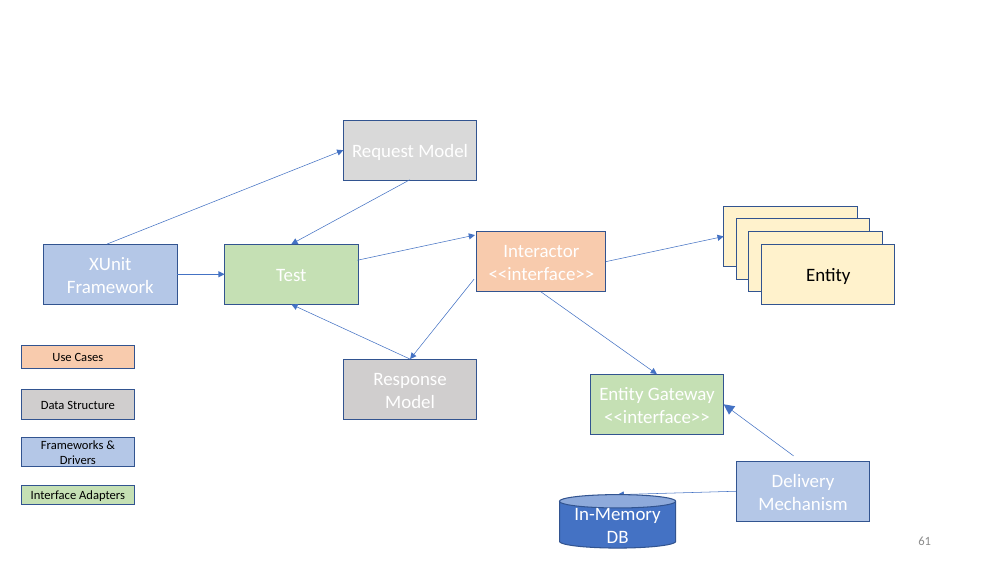
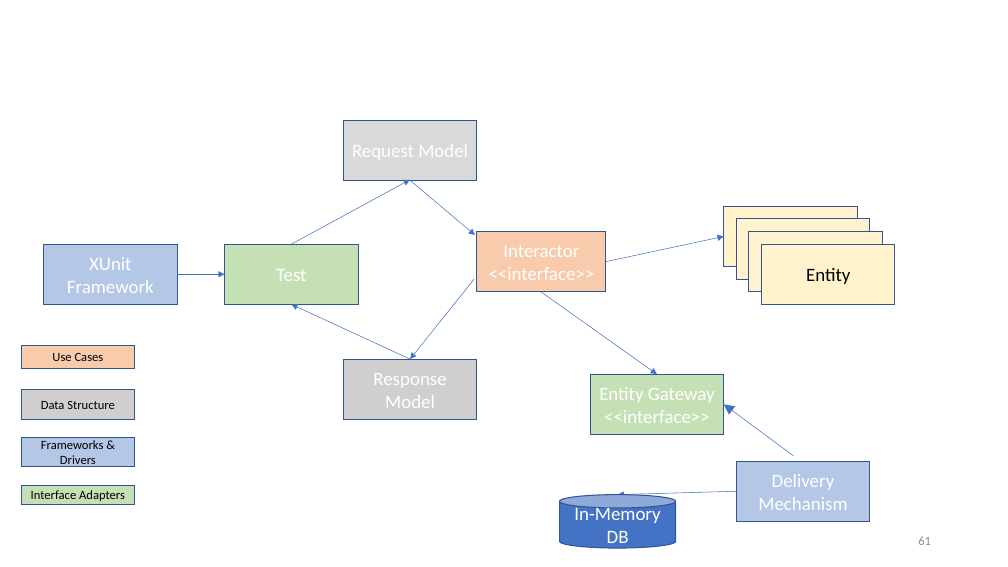
Before and after one commit to iancooper/Presentations, a slide deck: slide 61 of Kent Beck Style TDD - Seven Years After.pptx. Drawn at 1008x567 pixels with LibreOffice and Linux fonts; fonts in the diff are those of the drawing. Boxes give left, top, right and bottom in pixels: in the first picture for what was removed or moved away, otherwise in the second. Text is boxed around its words. In the diff, an @@ line names an element or a change of style, - is before the commit and + after.

```diff
--- a/Kent Beck Style TDD - Seven Years After.pptx
+++ b/Kent Beck Style TDD - Seven Years After.pptx
@@ arrow removed from (107, 244) to (343, 150) @@
@@ arrow (410, 180) - (291, 244): arrowheads changed @@
@@ arrow moved from (358, 260) - (475, 235) to (410, 181) - (475, 235) @@
```
Also in this commit, not shown: 5 other slides changed.
